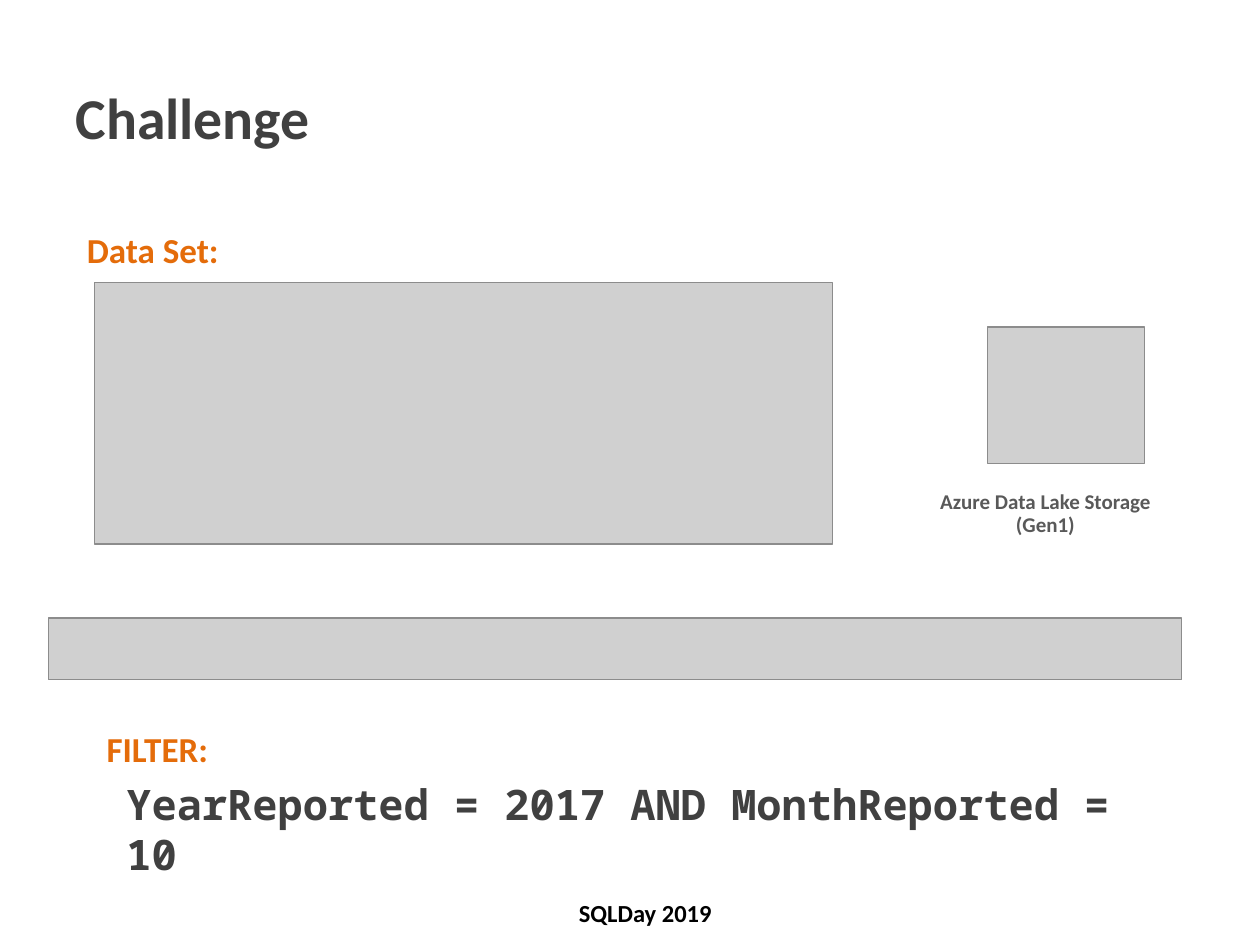
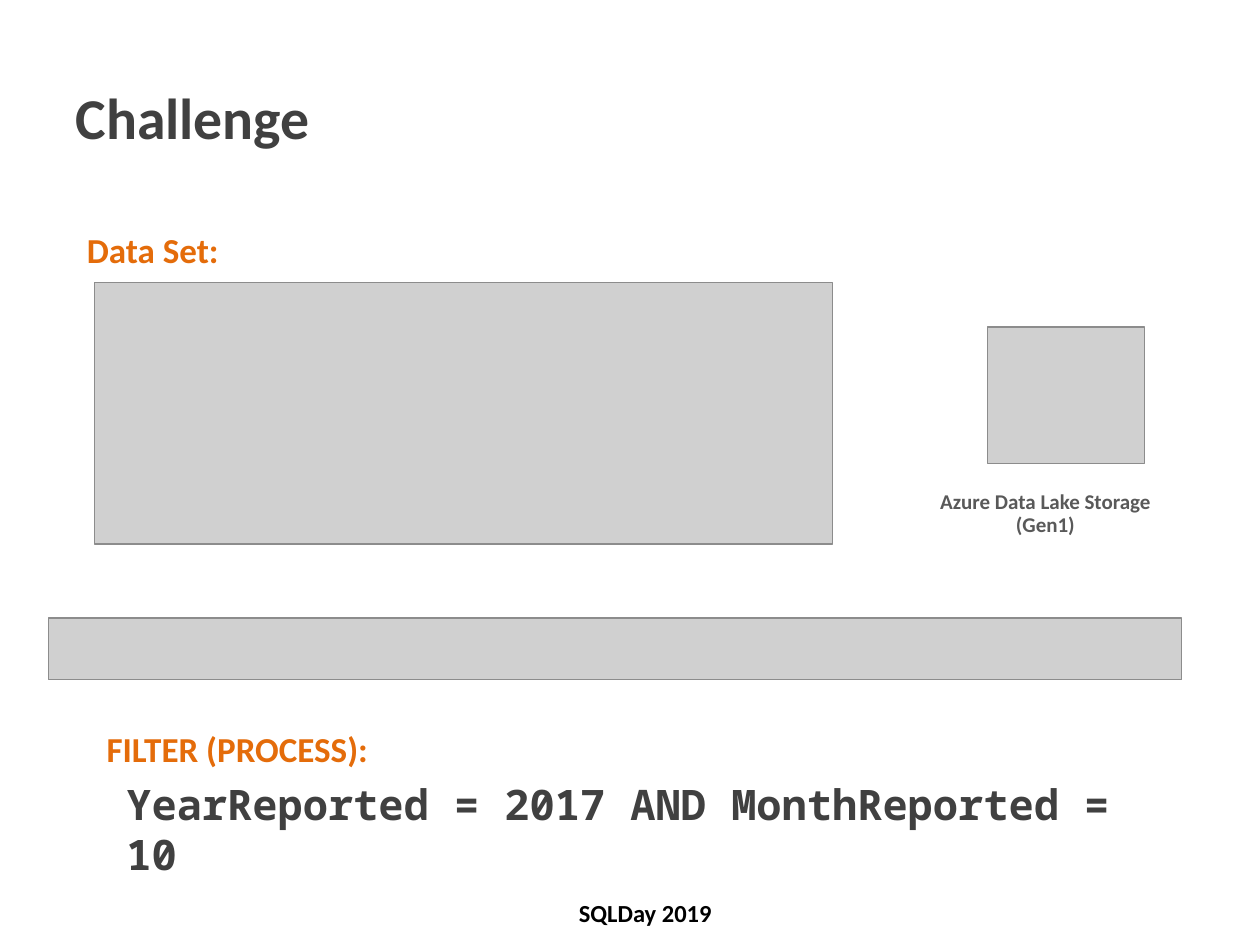
Before and after one commit to cloud4yourdata/CommunityEvents, a slide deck: slide 9 of SQLDay2019/SQLDay2019_PartitioningInBigDataSolutions.pptx. Drawn at 1260x945 pixels with LibreOffice and Linux fonts; fonts in the diff are those of the drawing; grey boxes stand for pictures; background and template pictures are left out. Boxes give left, top, right and bottom in pixels: in the first picture for what was removed or moved away, otherwise in the second. Text is boxed around its words. In the diff, an @@ line names an element or a change of style, - is before the commit and + after.

```diff
--- a/SQLDay2019/SQLDay2019_PartitioningInBigDataSolutions.pptx
+++ b/SQLDay2019/SQLDay2019_PartitioningInBigDataSolutions.pptx
@@ text at box(107, 736, 368, 767): text changed @@
-FILTER:
+FILTER (PROCESS):
```
Also in this commit, not shown: 17 other slides changed, 1 other file.
